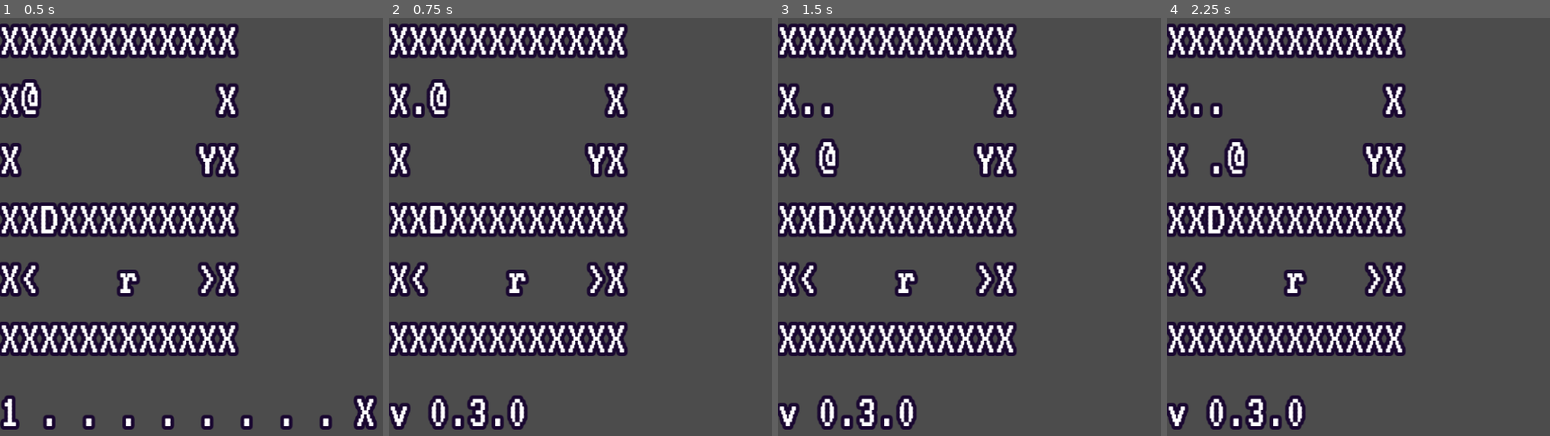
Above: before the commit, frames 1-4 (left to right).
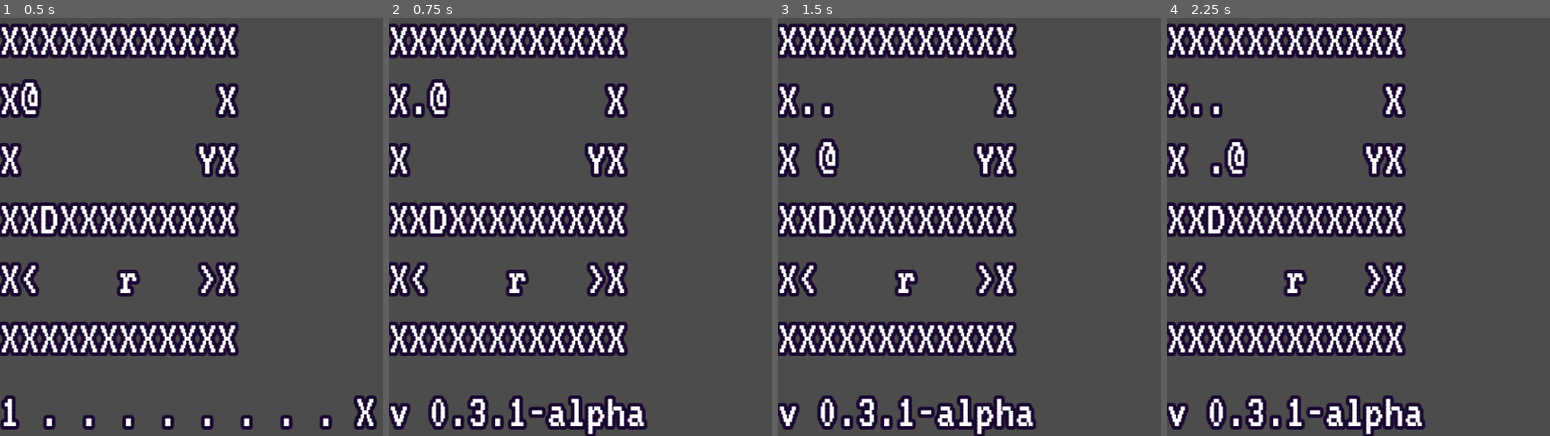
Above: after the commit, the same moments.

Repository: KaizNike/Defeating-User-Built-Dungeon
Game: Godot game, scene res://Main.tscn
Same seed, same stepped clock (60 frames per second), same inputs: the game is played once before the commit and once after it.
Inputs:
- Up to frame 1 (0.5 s): no input
- Up to frame 2 (0.75 s): tap Enter at 0.5 s; hold Right (move_right) from 0.53 s (still down); hold V (version_display) from 0.53 s (still down)
- Up to frame 3 (1.5 s): tap Space at 1.25 s; release Right (move_right) at 1.28 s; release V (version_display) at 1.28 s; hold Down (move_down) from 1.28 s (still down); tap V (version_display) at 1.35 s
- Up to frame 4 (2.25 s): tap Enter at 2 s; release Down (move_down) at 2.03 s; hold Right (move_right) from 2.03 s (still down); hold . (wait) from 2.03 s (still down)

Frame 1 is identical in both runs. In frame 2, 2.1% of the frame differs, in the area x 30-68%, y 90-100%; in frame 3, 2.1%; in frame 4, 2.1%.

Commit message:
v0.3.1 Version Semantics
- Denoting alpha status in game

Diff:
--- a/Defeating User Built Dungeon/Main.gd
+++ b/Defeating User Built Dungeon/Main.gd
@@ -1,7 +1,7 @@
 extends Node
 
 # Major, Minor, Patch
-var version = [0, 3, 0]
+var version = [0, 3, 1, "-alpha"]
 
 onready var levelLabel = $VSplitContainer/LevelLabel
 onready var statusLabel = $VSplitContainer/StatusLabel
@@ -39,7 +39,7 @@
 
 func _input(event):
 	if event.is_action_pressed("version_display"):
-		statusLabel.text = "v " + str(version[0]) + "." + str(version[1]) + "." + str(version[2])
+		statusLabel.text = "v " + str(version[0]) + "." + str(version[1]) + "." + str(version[2]) + version[3]
 		$NotificationTimer.start()
 	if not game_array:
 		if event.is_pressed():
